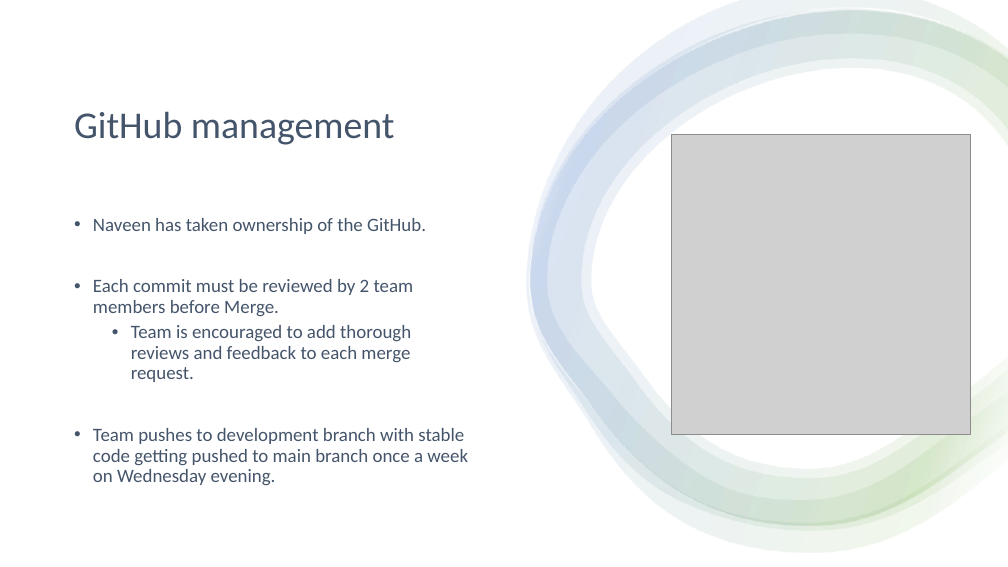
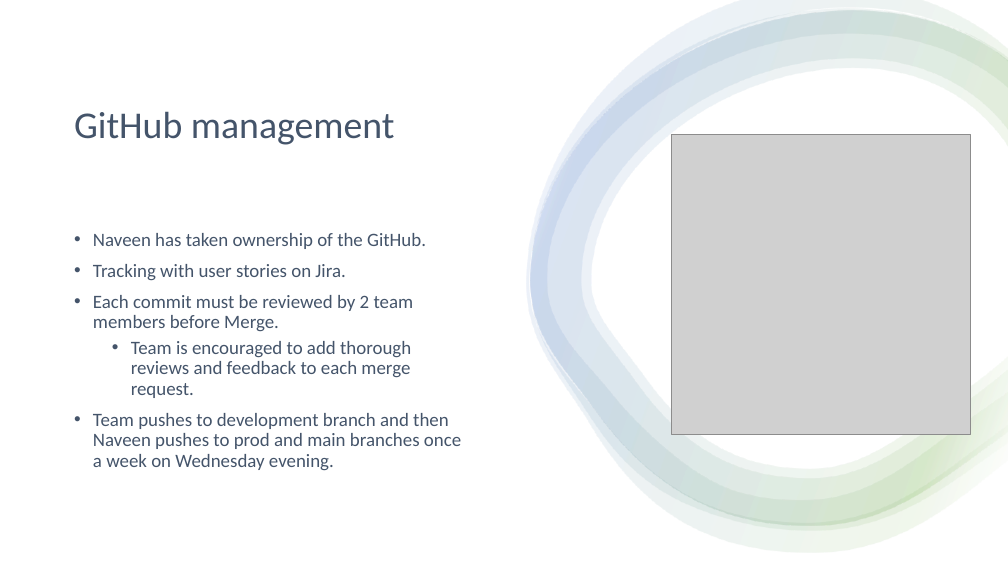
Before and after one commit to SeanMcCrossanTUD/TUD-Group-Project, a slide deck: slide 5 of Project supporting Artifacts/Friday Presentations/201023_friday_presentation.pptx. Drawn at 1008x567 pixels with LibreOffice and Linux fonts; fonts in the diff are those of the drawing; grey boxes stand for pictures. Boxes give left, top, right and bottom in pixels: in the first picture for what was removed or moved away, otherwise in the second. Text is boxed around its words. In the diff, an @@ line names an element or a change of style, - is before the commit and + after.

Commit message:
FAB-204: presentation update
- Made updates based on call with Naveen and Umama

```diff
--- a/Project supporting Artifacts/Friday Presentations/201023_friday_presentation.pptx
+++ b/Project supporting Artifacts/Friday Presentations/201023_friday_presentation.pptx
@@ text at (x1=93, y1=264, x2=345, y2=280): paragraph added @@
+• Tracking with user stories on Jira.
@@ text at (x1=93, y1=413, x2=461, y2=470): text changed @@
-• Team pushes to development branch with stable code getting pushed to main branch once a week on Wednesday evening.
+• Team pushes to development branch and then Naveen pushes to prod and main branches once a week on Wednesday evening.
```
Also in this commit, not shown: 5 other slides changed, 1 slide added, 1 slide removed, 1 other file.
